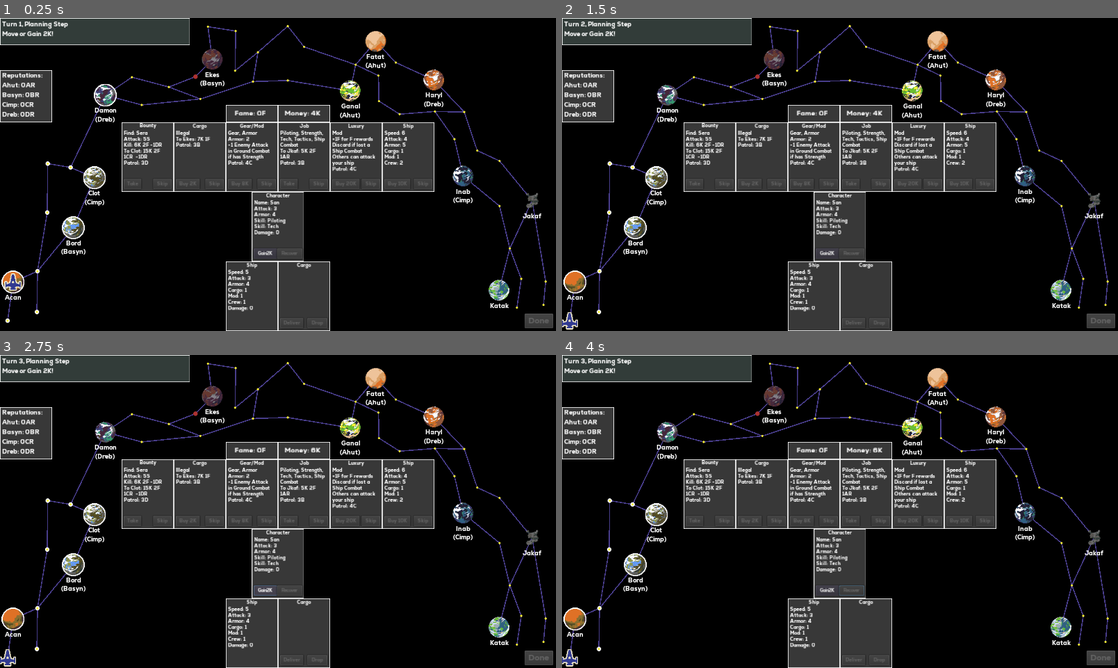
Above: before the commit, frames 1-4 (two rows, left to right).
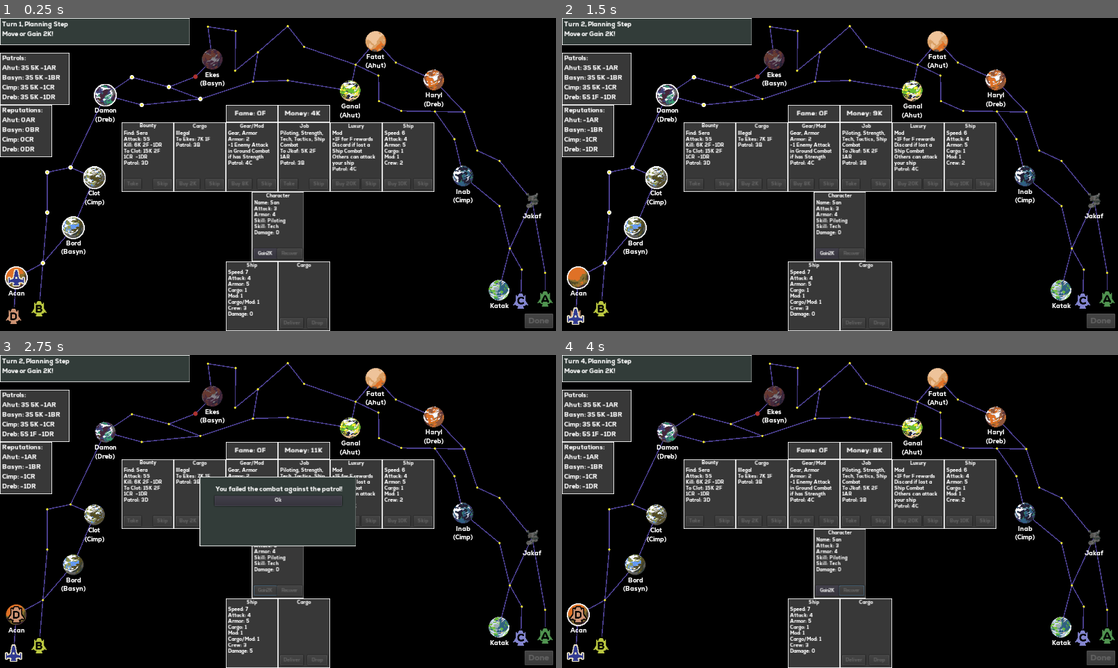
Above: after the commit, the same moments.

Repository: kosinaz/20-parsecs
Game: Godot game, scene res://scenes/ingame.tscn
Two runs of this game, one before a commit and one after it. Both use one fixed random seed, a clock stepped at 60 frames per second and the inputs below.
Inputs (mouse positions are in pixels of both pictures, inside the frame that each line leads up to):
- Up to frame 1 (0.25 s): no input
- Up to frame 2 (1.5 s): click (567, 321) at 0.52 s; click (840, 165) at 1.25 s, where only the run after the commit has a clickable "Ok"
- Up to frame 3 (2.75 s): click "Gain2K" at 2 s
- Up to frame 4 (4 s): click (840, 502) at 2.75 s, where only the run after the commit has a clickable "Ok"; click (851, 589) at 3.5 s, where only the run after the commit has a clickable "Recover"

The runs differ from the first frame. In frame 1, 4.0% of the frame differs, in the area x 0-100%, y 11-98%; in frame 2, 4.1%; in frame 3, 6.6%, in the area x 0-100%, y 1-100%; in frame 4, 4.2%.

Commit message:
add full patrol combat and upgrade and pathfinding

Diff:
--- a/20 Parsecs/project.godot
+++ b/20 Parsecs/project.godot
@@ -20,6 +20,11 @@
 "path": "res://scenes/characters.gd"
 }, {
 "base": "Node",
+"class": "Patrols",
+"language": "GDScript",
+"path": "res://scenes/patrols.gd"
+}, {
+"base": "Node",
 "class": "Ships",
 "language": "GDScript",
 "path": "res://scenes/ships.gd"
@@ -37,6 +42,7 @@
 _global_script_class_icons={
 "Cargos": "",
 "Characters": "",
+"Patrols": "",
 "Ships": "",
 "Space": "",
 "StarterShips": ""
--- a/20 Parsecs/scenes/ingame.gd
+++ b/20 Parsecs/scenes/ingame.gd
@@ -12,6 +12,9 @@
 var dice = ["hit", "hit", "hit", "crit", "blank", "blank", "focus", "focus"]
 var failed_cargo = null
 var failed_card = 0
+onready var patrols = [$"%PatrolA", $"%PatrolB", $"%PatrolC", $"%PatrolD"]
+var patrol_names = ["Ahut", "Basyn", "Cimp", "Dreb"]
+var reps = ["-1AR", "-1BR", "-1CR", "-1DR"]
 
 func _ready():
 	for space in $Spaces.get_children():
@@ -30,7 +33,11 @@
 			astar.connect_points(space.id, space.space_3, true)
 		if space.space_4 > 0 and space.space_4 < space.id:
 			astar.connect_points(space.id, space.space_4, true)
-	move_to($Spaces/Space3)
+	move_to($"%Player", $Spaces/Space3)
+	move_to($"%PatrolA", $Spaces/Space46)
+	move_to($"%PatrolB", $Spaces/Space2)
+	move_to($"%PatrolC", $Spaces/Space44)
+	move_to($"%PatrolD", $Spaces/Space1)
 	randomize()
 	market_cargos.append_array(Cargos.new().deck)
 	market_cargos.shuffle()
@@ -40,7 +47,8 @@
 	$"%MarketShip".setup(market_ships[0])
 	$"%Character".setup(Characters.new().deck[0])
 	$"%Player".increase_money(4)
-	$"%Ship".setup(StarterShips.new().deck[0])
+	$"%Ship".setup(Ships.new().deck[7])
+#	$"%Ship".setup(StarterShips.new().deck[0])
 	start_planning()
 
 func _draw():
@@ -63,16 +71,31 @@
 		$"%TurnIndicator".text += "Move or Gain 2K!"
 		$"%Recover".disabled = true
 	astar.set_point_disabled(13)
+	var patrol_space_ids = []
+	for r in ["A", "B", "C", "D"]:
+		if $"%Player".get_reputation(r) == -1:
+			var id = get_node("%Patrol" + r).current_space.id
+			astar.set_point_disabled(id)
+			patrol_space_ids.append(id)
 	for to_id in astar.get_points():
-		if astar.get_id_path($"%Player".current_space.id, to_id).size() > $"%Ship".get_data().speed + 1:
+		var path = astar.get_id_path($"%Player".current_space.id, to_id)
+		if path.size() > $"%Ship".get_data().speed + 1 or path.size() == 0:
 			get_node("Spaces/Space" + str(to_id)).get_node("Button").disabled = true
 		else:
 			get_node("Spaces/Space" + str(to_id)).get_node("Button").disabled = false
 	astar.set_point_disabled(13, false)
-	if astar.get_id_path($"%Player".current_space.id, 13).size() > $"%Ship".get_data().speed + 1:
+	var path13 = astar.get_id_path($"%Player".current_space.id, 13)
+	if path13.size() > $"%Ship".get_data().speed + 1 or path13.size() == 0:
 		get_node("Spaces/Space13/Button").disabled = true
 	else:
 		get_node("Spaces/Space13/Button").disabled = false
+	for id in patrol_space_ids:
+		astar.set_point_disabled(id, false)
+		var path = astar.get_id_path($"%Player".current_space.id, id)
+		if path.size() > $"%Ship".get_data().speed + 1 or path.size() == 0:
+			get_node("Spaces/Space" + str(id)).get_node("Button").disabled = true
+		else:
+			get_node("Spaces/Space" + str(id)).get_node("Button").disabled = false
 
 func stop_planning():
 	for space in $Spaces.get_children():
@@ -81,9 +104,41 @@
 	$"%Recover".disabled = true
 	start_action()
 
-func move_to(space):
-	$"%Player".current_space = space
-	$"%Player".position = space.position
+func move_to(ship, space):
+	ship.current_space = space
+	ship.position = space.position
+
+func move_patrol(patrol, step):
+	var path = astar.get_id_path(patrol.current_space.id, $"%Player".current_space.id)
+	if path.size() > step + 1:
+		move_to(patrol, get_node("Spaces/Space" + str(path[step])))
+	else:
+		move_to(patrol, $"%Player".current_space)
+
+func upgrade_patrol(patrol):
+	if patrol.name.ends_with("A"):
+		move_to($"%PatrolA", $Spaces/Space46)
+	if patrol.name.ends_with("B"):
+		move_to($"%PatrolB", $Spaces/Space2)
+	if patrol.name.ends_with("C"):
+		move_to($"%PatrolC", $Spaces/Space44)
+	if patrol.name.ends_with("D"):
+		move_to($"%PatrolD", $Spaces/Space1)
+	patrol.level += 1
+	patrol.data = Patrols.new().deck[patrol.level]
+	$"%Patrols".text = "Patrols:"
+	for i in range(4):
+		$"%Patrols".text += "\n" + patrol_names[i] + ": "
+		if patrols[i].data.has("attack"):
+			$"%Patrols".text += str(patrols[i].data.attack) + "S "
+		if patrols[i].data.has("money"):
+			$"%Patrols".text += str(patrols[i].data.money) + "K "
+		if patrols[i].data.has("fame"):
+			$"%Patrols".text += str(patrols[i].data.fame) + "F "
+		if patrols[i].data.has("invulnerable"):
+			$"%Patrols".text += "invulnerable"
+		else:
+			$"%Patrols".text += reps[i]
 
 func start_action():
 	if not planets.has($"%Player".current_space.id):
@@ -199,7 +254,7 @@
 						if faction == "":
 							$"%FailedSell".text = "Keep Cargo"
 						else:
-							$"%FailedSell".text = "Keep Cargo -1" + faction
+							$"%FailedSell".text = "Keep Cargo -1" + faction + "R"
 						$"%FailedSell2".hide()
 				if failed_card == 3:
 					if skill_test("influence"):
@@ -228,7 +283,7 @@
 						if faction == "":
 							$"%FailedSell".text = "Keep Cargo"
 						else:
-							$"%FailedSell".text = "Keep Cargo -1" + faction
+							$"%FailedSell".text = "Keep Cargo -1" + faction + "R"
 						$"%FailedSell2".hide()
 				if failed_card == 3:
 					if $"%Player".cimp == 1:
@@ -307,14 +362,45 @@
 	}
 
 func start_encounter():
+	for r in ["A", "B", "C", "D"]:
+		if $"%Player".get_reputation(r) == -1:
+			var patrol = get_node("%Patrol" + r)
+			if patrol.current_space == $"%Player".current_space:
+				attack_patrol(patrol)
+				return
 	start_turn()
+
+func attack_patrol(attacking_patrol):
+	if attacking_patrol.data.has("invulnerable"):
+		pass
+	else:
+		var combat = combat($"%Ship".get_data().attack, attacking_patrol.data.attack)
+		$"%Ship".damage(combat.attacker_damage)
+		$"%AlertWindow".show()
+		if combat.attacker_won:
+			if $"%Ship".defeated:
+				$"%AlertSummary".text = "You won the combat against the patrol,\nbut suffered too much damage.\nYou are defeated!"
+			else:
+				$"%AlertSummary".text = "You won the combat against the patrol!"
+			if attacking_patrol.data.has("money"):
+				$"%Player".increase_money(attacking_patrol.data.money)
+			if attacking_patrol.data.has("fame"):
+				$"%Player".increase_fame(attacking_patrol.data.fame)
+			$"%Player".decrease_reputation(attacking_patrol.name.right(6))
+			upgrade_patrol(attacking_patrol)
+			attacking_patrol = null
+		else:
+			$"%AlertSummary".text = "You failed the combat against the patrol!"
+			var spaces = astar.get_point_connections($"%Player".current_space.id)
+			move_to(attacking_patrol, get_node("Spaces/Space" + str(spaces[randi() % spaces.size()])))
+			attacking_patrol = null
 
 func start_turn():
 	turn += 1
 	start_planning()
 
 func _on_space_pressed(space):
-	move_to(space)
+	move_to($"%Player", space)
 	stop_planning()
 
 func _on_work_pressed():
@@ -347,6 +433,8 @@
 		$"%ShipCargo3".setup(market_cargos[0])
 	market_cargos.pop_front()
 	$"%MarketCargo".setup(market_cargos[0])
+	if market_cargos[0].has("patrol"):
+		move_patrol(get_node("%Patrol" + market_cargos[0].patrol), market_cargos[0].move)
 	bought = true
 	update_action_buttons()
 
@@ -481,3 +569,7 @@
 		remove_cargo(failed_cargo)
 	$"%PromptContainer".hide()
 	stop_action()
+
+func _on_alert_button_pressed():
+	$"%AlertWindow".hide()
+	start_turn()
--- a/20 Parsecs/scenes/ingame.tscn
+++ b/20 Parsecs/scenes/ingame.tscn
@@ -43,6 +43,10 @@
 [ext_resource path="res://scenes/player.gd" type="Script" id=41]
 [ext_resource path="res://images/patrol a.png" type="Texture" id=42]
 [ext_resource path="res://images/patrol d.png" type="Texture" id=43]
+[ext_resource path="res://scenes/patrol.gd" type="Script" id=44]
+[ext_resource path="res://images/hud-patrol.png" type="Texture" id=45]
+[ext_resource path="res://images/patrol b.png" type="Texture" id=46]
+[ext_resource path="res://images/patrol c.png" type="Texture" id=47]
 
 [sub_resource type="DynamicFont" id=7]
 use_filter = true
@@ -93,13 +97,13 @@
 [node name="Spaces" type="Node2D" parent="."]
 
 [node name="Space1" parent="Spaces" instance=ExtResource( 2 )]
-position = Vector2( 14, 557 )
+position = Vector2( 25, 549 )
 
 [node name="Space2" parent="Spaces" instance=ExtResource( 2 )]
-position = Vector2( 68, 541 )
+position = Vector2( 72, 535 )
 
 [node name="Space3" parent="Spaces" instance=ExtResource( 2 )]
-position = Vector2( 24, 486 )
+position = Vector2( 30, 478 )
 space_1 = 1
 
 [node name="Button" parent="Spaces/Space3" index="0"]
@@ -110,7 +114,7 @@
 text = "Acan"
 
 [node name="Space4" parent="Spaces" instance=ExtResource( 2 )]
-position = Vector2( 69, 466 )
+position = Vector2( 79, 451 )
 space_1 = 2
 space_2 = 3
 
@@ -133,7 +137,7 @@
 space_1 = 4
 
 [node name="Space7" parent="Spaces" instance=ExtResource( 2 )]
-position = Vector2( 88, 268 )
+position = Vector2( 87, 284 )
 space_1 = 6
 
 [node name="Space8" parent="Spaces" instance=ExtResource( 2 )]
@@ -317,7 +321,7 @@
 space_1 = 33
 
 [node name="Space35" parent="Spaces" instance=ExtResource( 2 )]
-position = Vector2( 736, 177 )
+position = Vector2( 739, 171 )
 space_1 = 30
 
 [node name="Space36" parent="Spaces" instance=ExtResource( 2 )]
@@ -375,46 +379,50 @@
 text = "Katak"
 
 [node name="Space43" parent="Spaces" instance=ExtResource( 2 )]
-position = Vector2( 960, 480 )
+position = Vector2( 961, 463 )
 space_1 = 41
 
 [node name="Space44" parent="Spaces" instance=ExtResource( 2 )]
-position = Vector2( 952, 533 )
+position = Vector2( 959, 521 )
 space_1 = 43
 
 [node name="Space45" parent="Spaces" instance=ExtResource( 2 )]
-position = Vector2( 1005, 485 )
+position = Vector2( 1004, 469 )
 space_1 = 39
 
 [node name="Space46" parent="Spaces" instance=ExtResource( 2 )]
-position = Vector2( 1001, 528 )
+position = Vector2( 1004, 517 )
 space_1 = 45
+
+[node name="PatrolA" type="Sprite" parent="."]
+unique_name_in_owner = true
+position = Vector2( 511.25, 288.25 )
+texture = ExtResource( 42 )
+script = ExtResource( 44 )
+
+[node name="PatrolB" type="Sprite" parent="."]
+unique_name_in_owner = true
+position = Vector2( 511.25, 288.25 )
+texture = ExtResource( 46 )
+script = ExtResource( 44 )
+
+[node name="PatrolC" type="Sprite" parent="."]
+unique_name_in_owner = true
+position = Vector2( 511.25, 288.25 )
+texture = ExtResource( 47 )
+script = ExtResource( 44 )
+
+[node name="PatrolD" type="Sprite" parent="."]
+unique_name_in_owner = true
+position = Vector2( 511.25, 288.25 )
+texture = ExtResource( 43 )
+script = ExtResource( 44 )
 
 [node name="Player" type="Sprite" parent="."]
 unique_name_in_owner = true
 position = Vector2( 511.25, 288.25 )
 texture = ExtResource( 1 )
 script = ExtResource( 41 )
-
-[node name="PatrolA" type="Sprite" parent="."]
-unique_name_in_owner = true
-position = Vector2( 511.25, 288.25 )
-texture = ExtResource( 42 )
-
-[node name="PatrolB" type="Sprite" parent="."]
-unique_name_in_owner = true
-position = Vector2( 511.25, 288.25 )
-texture = ExtResource( 43 )
-
-[node name="PatrolC" type="Sprite" parent="."]
-unique_name_in_owner = true
-position = Vector2( 511.25, 288.25 )
-texture = ExtResource( 1 )
-
-[node name="PatrolD" type="Sprite" parent="."]
-unique_name_in_owner = true
-position = Vector2( 511.25, 288.25 )
-texture = ExtResource( 1 )
 
 [node name="CanvasLayer" type="CanvasLayer" parent="."]
 
@@ -447,13 +455,34 @@
 text = "Turn 1, Planning Step
 Move or Work for 2000 credits!"
 
+[node name="Patrol" type="TextureRect" parent="CanvasLayer"]
+margin_top = 64.0
+margin_right = 128.0
+margin_bottom = 160.0
+texture = ExtResource( 45 )
+
+[node name="Patrols" type="Label" parent="CanvasLayer/Patrol"]
+unique_name_in_owner = true
+anchor_top = 0.5
+anchor_bottom = 0.5
+margin_left = 4.0
+margin_top = -46.0
+margin_right = 82.0
+margin_bottom = 46.0
+custom_fonts/font = SubResource( 10 )
+text = "Patrols:
+Ahut: 3S 5K -1AR
+Basyn: 3S 5K -1BR
+Cimp: 3S 5K -1CR
+Dreb: 3S 5K -1DR"
+
 [node name="Reputations" type="TextureRect" parent="CanvasLayer"]
-margin_top = 96.0
-margin_right = 96.0
-margin_bottom = 192.0
+margin_top = 160.0
+margin_right = 96.0
+margin_bottom = 256.0
 texture = ExtResource( 31 )
 
-[node name="Reputation" type="Label" parent="CanvasLayer/Reputations"]
+[node name="Reputations" type="Label" parent="CanvasLayer/Reputations"]
 unique_name_in_owner = true
 anchor_top = 0.5
 anchor_bottom = 0.5
@@ -1141,6 +1170,47 @@
 margin_bottom = 81.0
 custom_fonts/font = ExtResource( 38 )
 text = "Keep Cargo"
+
+[node name="AlertWindow" type="TextureRect" parent="CanvasLayer"]
+unique_name_in_owner = true
+visible = false
+anchor_left = 0.5
+anchor_top = 0.5
+anchor_right = 0.5
+anchor_bottom = 0.5
+margin_left = -144.0
+margin_top = -64.0
+margin_right = 144.0
+margin_bottom = 64.0
+texture = ExtResource( 34 )
+
+[node name="VBoxContainer" type="VBoxContainer" parent="CanvasLayer/AlertWindow"]
+anchor_left = 0.5
+anchor_top = 0.5
+anchor_right = 0.5
+anchor_bottom = 0.5
+margin_left = -103.5
+margin_top = -48.0
+margin_right = 103.5
+margin_bottom = 48.0
+grow_horizontal = 2
+grow_vertical = 2
+
+[node name="AlertSummary" type="Label" parent="CanvasLayer/AlertWindow/VBoxContainer"]
+unique_name_in_owner = true
+margin_right = 207.0
+margin_bottom = 35.0
+custom_fonts/font = ExtResource( 39 )
+text = "Smuggling failed!
+Encounter step will be skipped!"
+align = 1
+
+[node name="AlertButton" type="Button" parent="CanvasLayer/AlertWindow/VBoxContainer"]
+margin_top = 39.0
+margin_right = 207.0
+margin_bottom = 58.0
+custom_fonts/font = ExtResource( 38 )
+text = "Ok"
 
 [connection signal="pressed" from="CanvasLayer/Done" to="." method="_on_done_pressed"]
 [connection signal="pressed" from="CanvasLayer/Market/MarketCargo/Buy" to="." method="_on_market_cargo_buy_pressed"]
@@ -1157,6 +1227,7 @@
 [connection signal="pressed" from="CanvasLayer/Ship/ShipCargo3/Drop" to="." method="_on_ship_cargo_drop3_pressed"]
 [connection signal="pressed" from="CanvasLayer/PromptContainer/VBoxContainer/FailedSell" to="." method="_on_failed_sell_pressed"]
 [connection signal="pressed" from="CanvasLayer/PromptContainer/VBoxContainer/FailedSell2" to="." method="_on_failed_sell2_pressed"]
+[connection signal="pressed" from="CanvasLayer/AlertWindow/VBoxContainer/AlertButton" to="." method="_on_alert_button_pressed"]
 
 [editable path="Spaces/Space3"]
 [editable path="Spaces/Space5"]
--- /dev/null
+++ b/20 Parsecs/scenes/patrol.gd
@@ -0,0 +1,5 @@
+extends Sprite
+
+var current_space = null
+var data = Patrols.new().deck[0]
+var level = 0
--- /dev/null
+++ b/20 Parsecs/scenes/patrols.gd
@@ -0,0 +1,20 @@
+extends Node
+class_name Patrols
+
+var deck = [
+	{
+		"attack": 3,
+		"money": 5,
+	},
+	{
+		"attack": 5,
+		"fame": 1,
+	},
+	{
+		"attack": 6,
+		"fame": 1,
+	},
+	{
+		"invulnerable": true,
+	},
+]
--- a/20 Parsecs/scenes/player.gd
+++ b/20 Parsecs/scenes/player.gd
@@ -1,15 +1,25 @@
 extends Node2D
 
-var current_space = 0
+var current_space = null
 var fame = 0
 var money = 0
-var ahut = 0
-var bsyn = 0
-var cimp = 0
-var dreb = 0
+var ahut = -1
+var basyn = -1
+var cimp = -1
+var dreb = -1
 
 func get_money():
 	return money
+
+func get_reputation(rep):
+	if rep == "A":
+		return ahut
+	if rep == "B":
+		return basyn
+	if rep == "C":
+		return cimp
+	if rep == "D":
+		return dreb
 
 func increase_money(amount):
 	money += amount
@@ -17,6 +27,7 @@
 
 func decrease_money(amount):
 	money -= amount
+	money = max(money, 0)
 	$"%Money".text = "Money: " + str(money) + "K"
 
 func increase_fame(amount):
@@ -25,26 +36,27 @@
 
 func decrease_fame(amount):
 	fame -= amount
+	fame = max(fame, 0)
 	$"%Fame".text = "Fame: " + str(fame) + "F"
 
 func increase_reputation(reputation):
 	if reputation == "A" and ahut < 1:
 		ahut += 1
-	if reputation == "B" and bsyn < 1:
-		bsyn += 1
+	if reputation == "B" and basyn < 1:
+		basyn += 1
 	if reputation == "C" and cimp < 1:
 		cimp += 1
 	if reputation == "D" and dreb < 1:
 		dreb += 1
-	$"%Reputation".text = "Reputations:\nAhut: " + str(ahut) + "AR\nBasyn: " + str(bsyn) + "BR\nCimp: " + str(cimp) + "CR\nDreb: " + str(dreb) + "DR"
+	$"%Reputations".text = "Reputations:\nAhut: " + str(ahut) + "AR\nBasyn: " + str(basyn) + "BR\nCimp: " + str(cimp) + "CR\nDreb: " + str(dreb) + "DR"
 
 func decrease_reputation(reputation):
 	if reputation == "A" and ahut > -1:
 		ahut -= 1
-	if reputation == "B" and bsyn > -1:
-		bsyn -= 1
+	if reputation == "B" and basyn > -1:
+		basyn -= 1
 	if reputation == "C" and cimp > -1:
 		cimp -= 1
 	if reputation == "D" and dreb > -1:
 		dreb -= 1
-	$"%Reputation".text = "Reputations:\nAhut: " + str(ahut) + "AR\nBasyn: " + str(bsyn) + "BR\nCimp: " + str(cimp) + "CR\nDreb: " + str(dreb) + "DR"
+	$"%Reputations".text = "Reputations:\nAhut: " + str(ahut) + "AR\nBasyn: " + str(basyn) + "BR\nCimp: " + str(cimp) + "CR\nDreb: " + str(dreb) + "DR"
--- a/20 Parsecs/scenes/space.gd
+++ b/20 Parsecs/scenes/space.gd
@@ -8,7 +8,7 @@
 export var space_3 = 0
 export var space_4 = 0
 onready var id = int(name.right(5))
-onready var faction = $Faction.text.trim_prefix("(").left(1) + "R"
+onready var faction = $Faction.text.trim_prefix("(").left(1)
 
 func _on_button_pressed():
 	emit_signal("pressed", self)
Binary file added: 20 Parsecs/images/hud-patrol.png
Not shown, added: 20 Parsecs/images/hud-patrol.png.import
Not shown: 1 places in 20 Parsecs/scenes/ingame.tscn that only renumber resources
